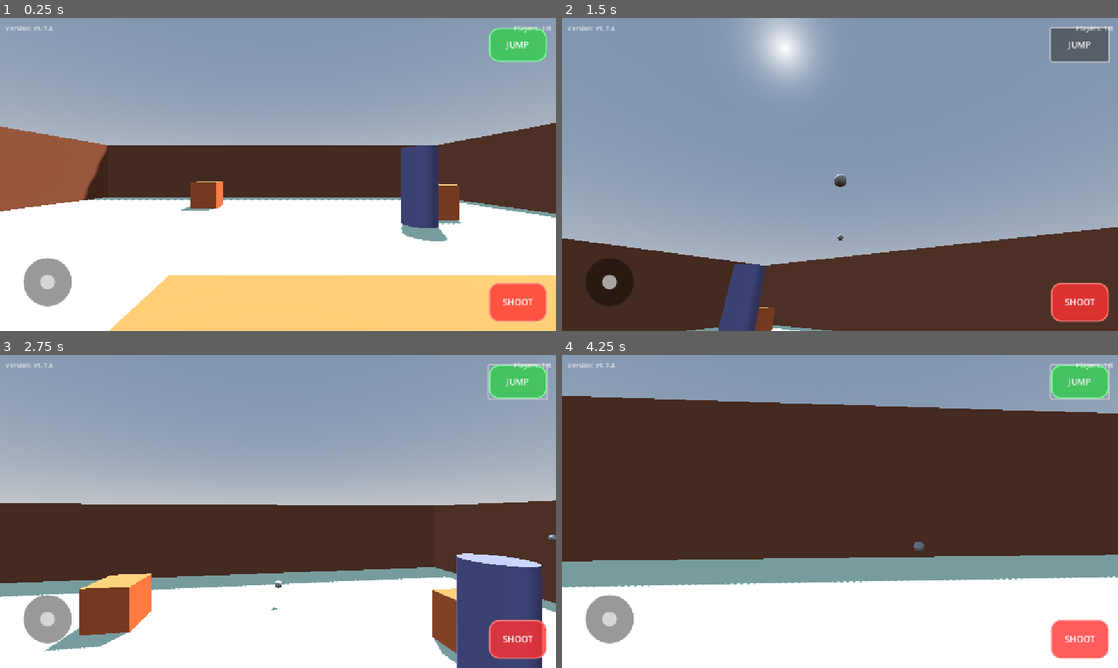
Above: before the commit, frames 1-4 (two rows, left to right).
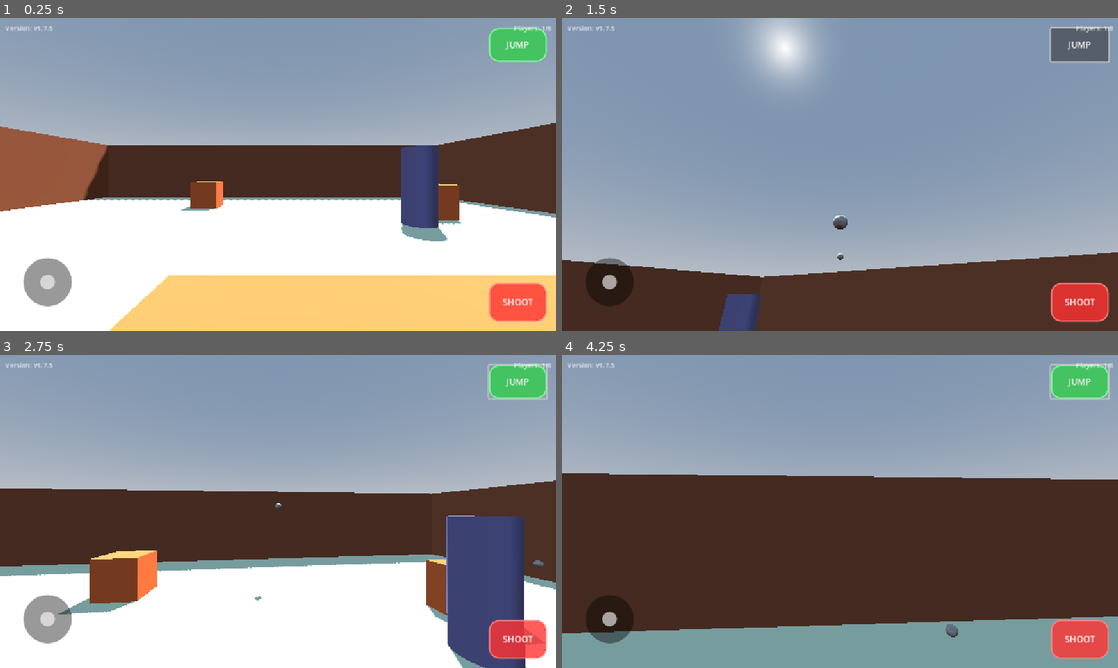
Above: after the commit, the same moments.

Repository: shikiuku/SimpleFPS
Game: Godot game, scene res://scenes/TestLevel.tscn
Two runs of this game, one before a commit and one after it. Both use one fixed random seed, a clock stepped at 60 frames per second and the inputs below. This scene is started directly instead of the project's main scene.
Inputs (mouse positions are in pixels of both pictures, inside the frame that each line leads up to):
- Up to frame 1 (0.25 s): no input
- Up to frame 2 (1.5 s): click "SHOOT" at 0.5 s; click "JUMP" at 1.25 s
- Up to frame 3 (2.75 s): move the mouse to (305, 511) at 2.02 s; hold W (move_forward) from 2.03 s (still down); hold Shift (run) from 2.03 s (still down); click (305, 511) at 2.17 s; tap Space (jump) at 2.27 s
- Up to frame 4 (4.25 s): keep holding W (move_forward); move the mouse to (812, 511) at 2.77 s; release Shift (run) at 2.78 s; tap Shift (run) at 2.85 s; tap Space (jump) at 3.02 s; move the mouse to (851, 505) at 3.52 s; hold Shift (run) from 3.53 s (still down)

The runs differ from the first frame. In frame 1, less than 0.1% of the frame differs, in the area x 8-10%, y 2-4%; in frame 2, 6.6%; in frame 3, 18%; in frame 4, 58%, in the area x 0-100%, y 2-100%.
Error before the commit: Parse Error: Function "accept_event()" not found in base self. (res://scripts/MobileUI.gd:137)

Commit message:
v1.7.5: accept_event()を削除して操作を復旧
重要な修正:
- accept_event()がイベントを完全に消費していた問題を修正
- ジョイスティック、ジャンプ、シュート、移動の機能を復旧

ジョイスティック使用中の視点ブロックは_on_view_touch()の
入口チェックで十分対応できています

🤖 Generated with Claude Code

Co-Authored-By: Claude <noreply@anthropic.com>

Diff:
--- a/scripts/GameUI.gd
+++ b/scripts/GameUI.gd
@@ -4,7 +4,7 @@
 @onready var player_count_label = $PlayerCountLabel
 
 # ゲームのバージョン
-const VERSION = "v1.7.4"
+const VERSION = "v1.7.5"
 
 func _ready():
 	# バージョンを表示
--- a/scripts/MobileUI.gd
+++ b/scripts/MobileUI.gd
@@ -133,8 +133,6 @@
 				print("=== JOYSTICK TOUCH STARTED ===")
 				print("Position: ", event.position, " ID: ", event.index)
 				print("Active touches: ", active_touch_ids)
-				# イベントを消費してViewAreaに伝わらないようにする
-				accept_event()
 			else:
 				print("=== JOYSTICK TOUCH BLOCKED ===")
 				print("Touch ID ", event.index, " already used by: ", active_touch_ids.get(event.index))
@@ -150,8 +148,6 @@
 		# ドラッグ中（自分のタッチIDのみ処理）
 		if active_touch_ids.get(event.index) == "joystick":
 			_update_joystick(event.position)
-			# イベントを消費してViewAreaに伝わらないようにする
-			accept_event()
 
 # 完全に新しいジョイスティック更新関数
 func _update_joystick(movement_area_touch_pos: Vector2):
Binary file changed: web-build/index.icon.png
Not shown, changed: web-build/index.html
Not shown, changed: web-build/index.pck
